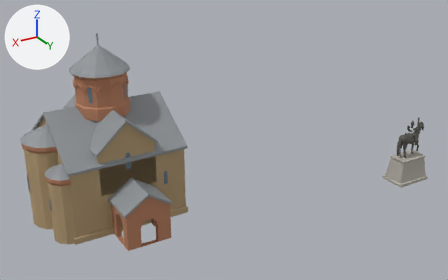
The glTF model models/tbilisi-metekhi-church.glb as it was, and as the next commit left it.
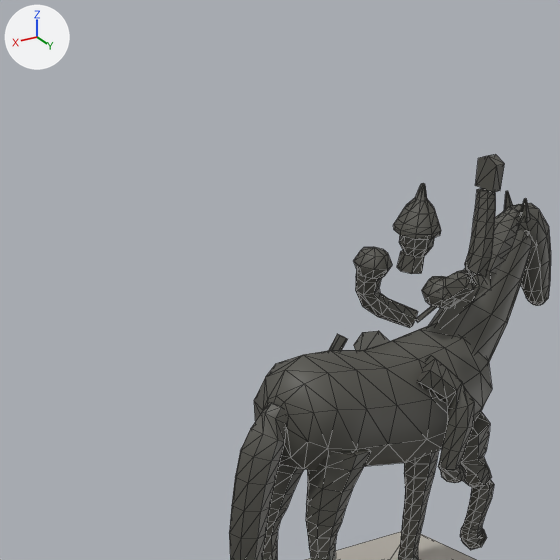
Each version appears first whole from a 50 mm lens placed at (26.4, 77.5, 45.1), pointed at (-17.0, 5.2, 9.0), and next in a close-up on the part from 84% to 95% of the width and 37% to 54% of the height. The lights are fixed; the arrows at upper left show +X, +Y and +Z. The older version's two pictures come first. The close-ups show mesh edges as thin lines. Vertices at exactly the same position are counted once.

The first close-up shows 'Metekhi Church and the statue of Vakhtang Gorgasali'.
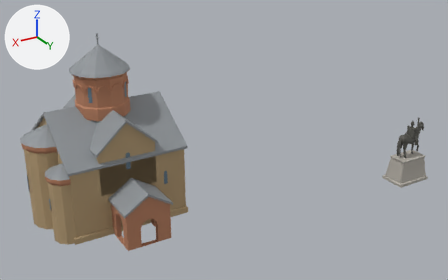
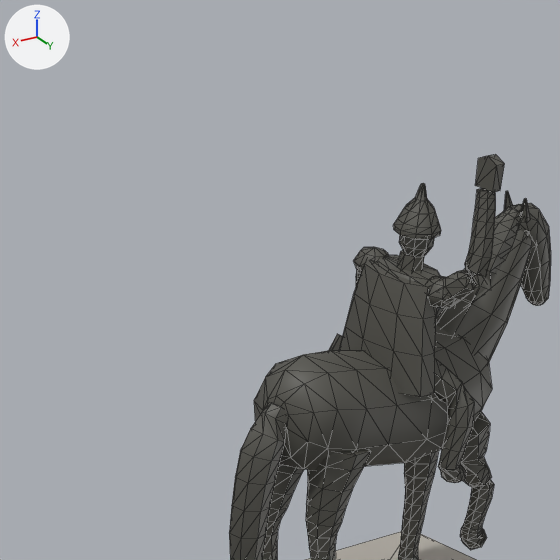
The change in detail:
me_metekhi_church_and_the_statue_of_vakhtang_gorgasali is used by ob_metekhi_church_and_the_statue_of_vakhtang_gorgasali; location (0.0, 0.0, 0.0).
me_metekhi_church_and_the_statue_of_vakhtang_gorgasali had 2057 vertices, 3410 faces and spanned x -47.6..10.6, y -9.3..17.6, z 0.0..25.6.
me_metekhi_church_and_the_statue_of_vakhtang_gorgasali now has 2138 vertices, 3564 faces and spans x -47.6..10.6, y -9.3..17.6, z 0.0..25.6.
me_metekhi_church_and_the_statue_of_vakhtang_gorgasali part 1: a new loose piece of 36 vertices spanning x -44.9..-44.1, y 14.8..16.4, z 7.3..8.8, in mat_gorgasali_bronze (dark grey #55544e).
Part 2, on me_metekhi_church_and_the_statue_of_vakhtang_gorgasali:
35 faces are deleted.
3 vertices move within x -44.9..-44.7, y 15.1..15.3, z 7.6..8.9.
39 vertices are added at x -45.0..-44.2, y 15.0..16.3, z 7.6..8.9.
6 new vertices lie (0.0, 0.0, 0.4) away from vertices in x -45.0..-44.2, y 15.3..16.1, z 7.6..8.0.
121 new faces join them, mat_gorgasali_bronze (dark grey #55544e).

What differs and where, as boxes [x1, y1, x2, y2] in the close-ups (560 x 560 px):
part 1 of me_metekhi_church_and_the_statue_of_vakhtang_gorgasali, added: after [339, 260, 437, 397]
part 2 of me_metekhi_church_and_the_statue_of_vakhtang_gorgasali, built on: before [361, 247, 443, 349]; after [361, 247, 443, 317]
